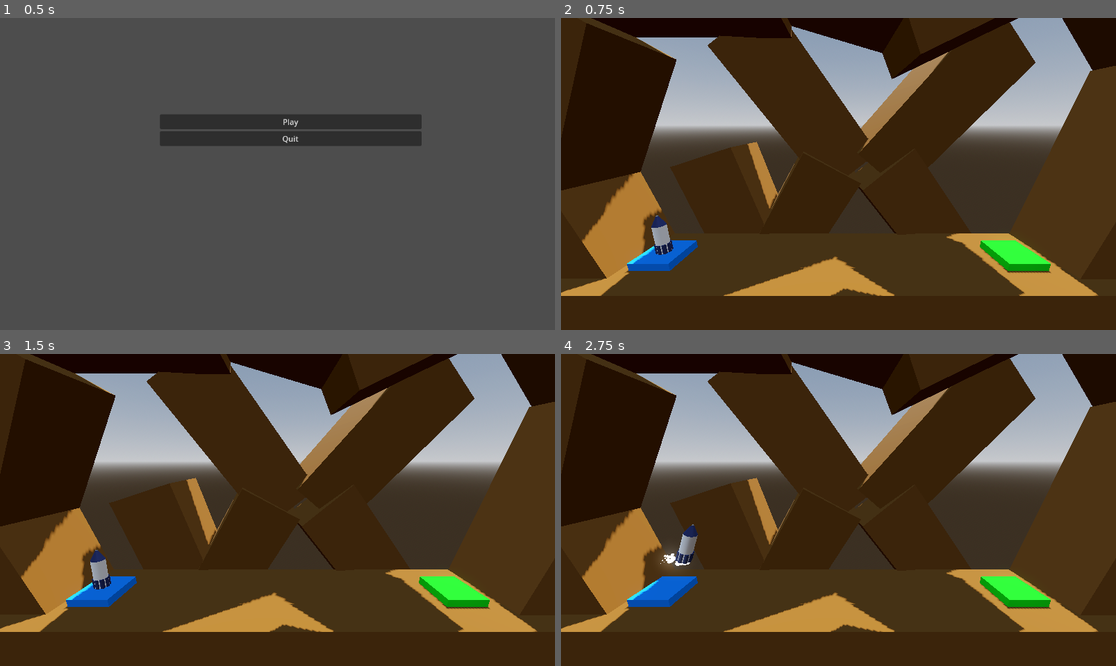
Above: before the commit, frames 1-4 (two rows, left to right).
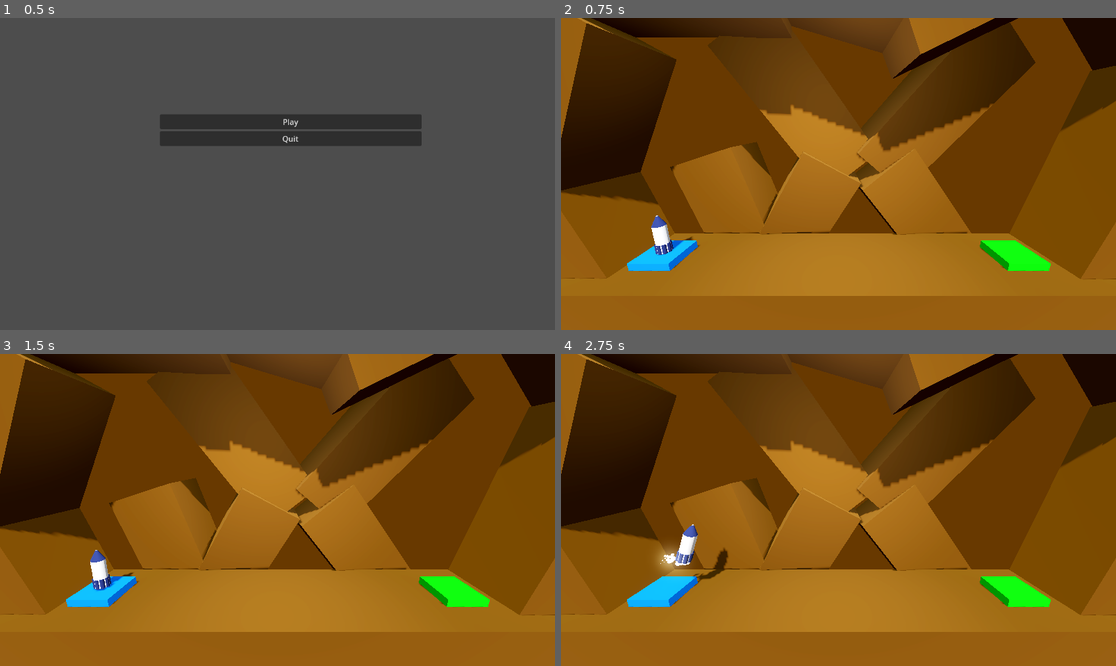
Above: after the commit, the same moments.

Repository: 253asap/projectBoost
Game: Godot game, scene res://menu.tscn
Same seed, same stepped clock (60 frames per second), same inputs: the game is played once before the commit and once after it.
Inputs:
- Up to frame 1 (0.5 s): no input
- Up to frame 2 (0.75 s): click "Play" at 0.5 s
- Up to frame 3 (1.5 s): tap Enter at 1.25 s; hold D (rotateRight) from 1.28 s (still down); hold Space (boost) from 1.28 s (still down)
- Up to frame 4 (2.75 s): release D (rotateRight) at 2.03 s; release Space (boost) at 2.03 s; hold A (rotateLeft) from 2.03 s (still down); tap Space (boost) at 2.1 s

Frame 1 is identical in both runs. In frame 2, 86% of the frame differs, in the area x 0-100%, y 0-100%; in frame 3, 86%; in frame 4, 86%.

Commit message:
finished project boost tutorial

Diff:
--- a/Level/level.tscn
+++ b/Level/level.tscn
@@ -1,23 +1,8 @@
-[gd_scene load_steps=9 format=3 uid="uid://dppfvvjsiw0x6"]
+[gd_scene load_steps=6 format=3 uid="uid://dppfvvjsiw0x6"]
 
+[ext_resource type="PackedScene" uid="uid://davuyew07fxd2" path="res://floor.tscn" id="1_4ick4"]
 [ext_resource type="Script" path="res://Level/LandingPad.gd" id="1_ce7e4"]
 [ext_resource type="PackedScene" uid="uid://ck4pj3q50i6xk" path="res://player.tscn" id="1_kieym"]
-
-[sub_resource type="ProceduralSkyMaterial" id="ProceduralSkyMaterial_arydb"]
-sky_horizon_color = Color(0.64625, 0.65575, 0.67075, 1)
-ground_horizon_color = Color(0.64625, 0.65575, 0.67075, 1)
-
-[sub_resource type="Sky" id="Sky_05xci"]
-sky_material = SubResource("ProceduralSkyMaterial_arydb")
-
-[sub_resource type="Environment" id="Environment_l2rtw"]
-background_mode = 2
-sky = SubResource("Sky_05xci")
-tonemap_mode = 2
-glow_enabled = true
-
-[sub_resource type="StandardMaterial3D" id="StandardMaterial3D_63lmp"]
-albedo_color = Color(0.435294, 0.27451, 0.0509804, 1)
 
 [sub_resource type="StandardMaterial3D" id="StandardMaterial3D_j4khx"]
 albedo_color = Color(0, 0.501961, 1, 1)
@@ -27,78 +12,7 @@
 
 [node name="Level" type="Node3D"]
 
-[node name="WorldEnvironment" type="WorldEnvironment" parent="."]
-environment = SubResource("Environment_l2rtw")
-
-[node name="DirectionalLight3D" type="DirectionalLight3D" parent="."]
-transform = Transform3D(-0.866023, -0.433016, 0.250001, 0, 0.499998, 0.866027, -0.500003, 0.749999, -0.43301, 0, 0, 0)
-shadow_enabled = true
-
-[node name="Floor" type="CSGBox3D" parent="." groups=["Hazard"]]
-transform = Transform3D(1, 0, 0, 0, 1, 0, 0, 0, 1, -0.274, -4, 0)
-use_collision = true
-size = Vector3(30, 8, 5)
-material = SubResource("StandardMaterial3D_63lmp")
-
-[node name="Wall" type="CSGBox3D" parent="Floor"]
-transform = Transform3D(0.95388, -0.30019, 0, 0.30019, 0.95388, 0, 0, 0, 1, -12.7151, 4.03939, -0.501464)
-size = Vector3(4, 10, 4)
-material = SubResource("StandardMaterial3D_63lmp")
-
-[node name="Wall2" type="CSGBox3D" parent="Floor"]
-transform = Transform3D(0.879358, 0.476162, 0, -0.476162, 0.879358, 0, 0, 0, 1, -12.7151, 10.8247, -0.501464)
-size = Vector3(4, 10, 4)
-material = SubResource("StandardMaterial3D_63lmp")
-
-[node name="Wall3" type="CSGBox3D" parent="Floor"]
-transform = Transform3D(0.96933, 0.245764, 0, -0.245764, 0.96933, 0, 0, 0, 1, 14.3364, 8.35892, -0.455903)
-size = Vector3(4, 10, 4)
-material = SubResource("StandardMaterial3D_63lmp")
-
-[node name="Wall4" type="CSGBox3D" parent="Floor"]
-transform = Transform3D(0.733599, -0.679582, 0, 0.679582, 0.733599, 0, 0, 0, 1, 14.1693, 16.1967, -0.443488)
-size = Vector3(4, 10, 4)
-material = SubResource("StandardMaterial3D_63lmp")
-
-[node name="Ceiling" type="CSGBox3D" parent="Floor"]
-transform = Transform3D(-0.00404912, 0.999992, 0, -0.999992, -0.00404912, 0, 0, 0, 1, -7.35605, 17.3089, -0.501464)
-size = Vector3(4, 10, 4)
-material = SubResource("StandardMaterial3D_63lmp")
-
-[node name="Ceiling2" type="CSGBox3D" parent="Floor"]
-transform = Transform3D(-0.255952, 0.96669, 0, -0.96669, -0.255952, 0, 0, 0, 1, 0.173723, 17.2385, -0.501464)
-size = Vector3(4, 10, 4)
-material = SubResource("StandardMaterial3D_63lmp")
-
-[node name="Ceiling3" type="CSGBox3D" parent="Floor"]
-transform = Transform3D(0.415932, 0.909396, 0, -0.909396, 0.415932, 0, 0, 0, 1, 6.69431, 17.202, -0.501464)
-size = Vector3(4, 10, 4)
-material = SubResource("StandardMaterial3D_63lmp")
-
-[node name="Background" type="CSGBox3D" parent="Floor"]
-transform = Transform3D(0.95388, -0.30019, 0, 0.30019, 0.95388, 0, 0, 0, 1, -6.74166, 4.22157, -4.5992)
-size = Vector3(4, 10, 4)
-material = SubResource("StandardMaterial3D_63lmp")
-
-[node name="Background2" type="CSGBox3D" parent="Floor"]
-transform = Transform3D(0.858154, 0.504564, 0.0948013, -0.495542, 0.86234, -0.103959, -0.134205, 0.0422349, 0.990053, -2.95781, 4.22157, -4.5992)
-size = Vector3(4, 10, 4)
-material = SubResource("StandardMaterial3D_63lmp")
-
-[node name="Background3" type="CSGBox3D" parent="Floor"]
-transform = Transform3D(0.781045, -0.610383, 0.131912, 0.609883, 0.790979, 0.0489291, -0.134205, 0.0422349, 0.990053, 5.87151, 4.22157, -4.5992)
-size = Vector3(4, 10, 4)
-material = SubResource("StandardMaterial3D_63lmp")
-
-[node name="Background4" type="CSGBox3D" parent="Floor"]
-transform = Transform3D(0.752489, 0.654425, 0.0740851, -0.644786, 0.754947, -0.119608, -0.134205, 0.0422349, 0.990053, 5.87151, 11.9199, -4.5992)
-size = Vector3(4, 10, 4)
-material = SubResource("StandardMaterial3D_63lmp")
-
-[node name="Background5" type="CSGBox3D" parent="Floor"]
-transform = Transform3D(0.791539, -0.596528, 0.132743, 0.596201, 0.801481, 0.0466264, -0.134205, 0.0422349, 0.990053, -2.32804, 11.9199, -4.5992)
-size = Vector3(4, 10, 4)
-material = SubResource("StandardMaterial3D_63lmp")
+[node name="Floor" parent="." instance=ExtResource("1_4ick4")]
 
 [node name="LaunchPad" type="CSGBox3D" parent="."]
 transform = Transform3D(1, 0, 0, 0, 1, 0, 0, 0, 1, -9.375, 0.2, 0)
--- a/Level/level2.tscn
+++ b/Level/level2.tscn
@@ -1,23 +1,8 @@
-[gd_scene load_steps=10 format=3 uid="uid://xu1g66tjagt5"]
+[gd_scene load_steps=7 format=3 uid="uid://xu1g66tjagt5"]
 
 [ext_resource type="Script" path="res://Level/LandingPad.gd" id="1_my28t"]
 [ext_resource type="PackedScene" uid="uid://ck4pj3q50i6xk" path="res://player.tscn" id="2_n3d60"]
-
-[sub_resource type="ProceduralSkyMaterial" id="ProceduralSkyMaterial_arydb"]
-sky_horizon_color = Color(0.64625, 0.65575, 0.67075, 1)
-ground_horizon_color = Color(0.64625, 0.65575, 0.67075, 1)
-
-[sub_resource type="Sky" id="Sky_05xci"]
-sky_material = SubResource("ProceduralSkyMaterial_arydb")
-
-[sub_resource type="Environment" id="Environment_l2rtw"]
-background_mode = 2
-sky = SubResource("Sky_05xci")
-tonemap_mode = 2
-glow_enabled = true
-
-[sub_resource type="StandardMaterial3D" id="StandardMaterial3D_63lmp"]
-albedo_color = Color(0.435294, 0.27451, 0.0509804, 1)
+[ext_resource type="PackedScene" uid="uid://davuyew07fxd2" path="res://floor.tscn" id="3_1pfcg"]
 
 [sub_resource type="StandardMaterial3D" id="StandardMaterial3D_7k2yt"]
 albedo_color = Color(0.780392, 0, 0.0117647, 1)
@@ -29,19 +14,6 @@
 albedo_color = Color(0, 0.878431, 0, 1)
 
 [node name="Level" type="Node3D"]
-
-[node name="WorldEnvironment" type="WorldEnvironment" parent="."]
-environment = SubResource("Environment_l2rtw")
-
-[node name="DirectionalLight3D" type="DirectionalLight3D" parent="."]
-transform = Transform3D(-0.866023, -0.433016, 0.250001, 0, 0.499998, 0.866027, -0.500003, 0.749999, -0.43301, 0, 0, 0)
-shadow_enabled = true
-
-[node name="Floor" type="CSGBox3D" parent="." groups=["Hazard"]]
-transform = Transform3D(1, 0, 0, 0, 1, 0, 0, 0, 1, -0.274, -4, 0)
-use_collision = true
-size = Vector3(30, 8, 5)
-material = SubResource("StandardMaterial3D_63lmp")
 
 [node name="Obstacle" type="CSGBox3D" parent="." groups=["Hazard"]]
 transform = Transform3D(1, 0, 0, 0, 1, 0, 0, 0, 1, -0.274, 1.11171, 0)
@@ -68,3 +40,5 @@
 
 [node name="Player" parent="." instance=ExtResource("2_n3d60")]
 transform = Transform3D(1, 0, 0, 0, 1, 0, 0, 0, 1, -9.375, 1.4, 0)
+
+[node name="Floor" parent="." instance=ExtResource("3_1pfcg")]
--- a/Level/level3.tscn
+++ b/Level/level3.tscn
@@ -1,23 +1,8 @@
-[gd_scene load_steps=10 format=3 uid="uid://bhfyd0j3bh3t1"]
+[gd_scene load_steps=7 format=3 uid="uid://bhfyd0j3bh3t1"]
 
 [ext_resource type="Script" path="res://Level/LandingPad.gd" id="1_kppg5"]
 [ext_resource type="PackedScene" uid="uid://ck4pj3q50i6xk" path="res://player.tscn" id="2_mo2gn"]
-
-[sub_resource type="ProceduralSkyMaterial" id="ProceduralSkyMaterial_arydb"]
-sky_horizon_color = Color(0.64625, 0.65575, 0.67075, 1)
-ground_horizon_color = Color(0.64625, 0.65575, 0.67075, 1)
-
-[sub_resource type="Sky" id="Sky_05xci"]
-sky_material = SubResource("ProceduralSkyMaterial_arydb")
-
-[sub_resource type="Environment" id="Environment_l2rtw"]
-background_mode = 2
-sky = SubResource("Sky_05xci")
-tonemap_mode = 2
-glow_enabled = true
-
-[sub_resource type="StandardMaterial3D" id="StandardMaterial3D_63lmp"]
-albedo_color = Color(0.435294, 0.27451, 0.0509804, 1)
+[ext_resource type="PackedScene" uid="uid://davuyew07fxd2" path="res://floor.tscn" id="3_vxese"]
 
 [sub_resource type="StandardMaterial3D" id="StandardMaterial3D_7k2yt"]
 albedo_color = Color(0.780392, 0, 0.0117647, 1)
@@ -29,19 +14,6 @@
 albedo_color = Color(0, 0.878431, 0, 1)
 
 [node name="Level" type="Node3D"]
-
-[node name="WorldEnvironment" type="WorldEnvironment" parent="."]
-environment = SubResource("Environment_l2rtw")
-
-[node name="DirectionalLight3D" type="DirectionalLight3D" parent="."]
-transform = Transform3D(-0.866023, -0.433016, 0.250001, 0, 0.499998, 0.866027, -0.500003, 0.749999, -0.43301, 0, 0, 0)
-shadow_enabled = true
-
-[node name="Floor" type="CSGBox3D" parent="." groups=["Hazard"]]
-transform = Transform3D(1, 0, 0, 0, 1, 0, 0, 0, 1, -0.274, -4, 0)
-use_collision = true
-size = Vector3(30, 8, 5)
-material = SubResource("StandardMaterial3D_63lmp")
 
 [node name="Obstacle" type="CSGBox3D" parent="." groups=["Hazard"]]
 transform = Transform3D(1, 0, 0, 0, 1, 0, 0, 0, 1, -0.274, 1.11171, 0)
@@ -74,3 +46,5 @@
 
 [node name="Player" parent="." instance=ExtResource("2_mo2gn")]
 transform = Transform3D(1, 0, 0, 0, 1, 0, 0, 0, 1, -9.375, 1.4, 0)
+
+[node name="Floor" parent="." instance=ExtResource("3_vxese")]
--- a/Level/level4.tscn
+++ b/Level/level4.tscn
@@ -1,24 +1,9 @@
-[gd_scene load_steps=10 format=3 uid="uid://cjx566wmlh1a0"]
+[gd_scene load_steps=7 format=3 uid="uid://cjx566wmlh1a0"]
 
 [ext_resource type="Script" path="res://Level/LandingPad.gd" id="1_gihfh"]
 [ext_resource type="PackedScene" uid="uid://ck4pj3q50i6xk" path="res://player.tscn" id="2_l8m6a"]
 [ext_resource type="PackedScene" uid="uid://brkqiricfhuw4" path="res://moving_obstacle.tscn" id="3_4nbqp"]
-
-[sub_resource type="ProceduralSkyMaterial" id="ProceduralSkyMaterial_arydb"]
-sky_horizon_color = Color(0.64625, 0.65575, 0.67075, 1)
-ground_horizon_color = Color(0.64625, 0.65575, 0.67075, 1)
-
-[sub_resource type="Sky" id="Sky_05xci"]
-sky_material = SubResource("ProceduralSkyMaterial_arydb")
-
-[sub_resource type="Environment" id="Environment_l2rtw"]
-background_mode = 2
-sky = SubResource("Sky_05xci")
-tonemap_mode = 2
-glow_enabled = true
-
-[sub_resource type="StandardMaterial3D" id="StandardMaterial3D_63lmp"]
-albedo_color = Color(0.435294, 0.27451, 0.0509804, 1)
+[ext_resource type="PackedScene" uid="uid://davuyew07fxd2" path="res://floor.tscn" id="4_agqpd"]
 
 [sub_resource type="StandardMaterial3D" id="StandardMaterial3D_j4khx"]
 albedo_color = Color(0, 0.501961, 1, 1)
@@ -27,19 +12,6 @@
 albedo_color = Color(0, 0.878431, 0, 1)
 
 [node name="Level" type="Node3D"]
-
-[node name="WorldEnvironment" type="WorldEnvironment" parent="."]
-environment = SubResource("Environment_l2rtw")
-
-[node name="DirectionalLight3D" type="DirectionalLight3D" parent="."]
-transform = Transform3D(-0.866023, -0.433016, 0.250001, 0, 0.499998, 0.866027, -0.500003, 0.749999, -0.43301, 0, 0, 0)
-shadow_enabled = true
-
-[node name="Floor" type="CSGBox3D" parent="." groups=["Hazard"]]
-transform = Transform3D(1, 0, 0, 0, 1, 0, 0, 0, 1, -0.274, -4, 0)
-use_collision = true
-size = Vector3(30, 8, 5)
-material = SubResource("StandardMaterial3D_63lmp")
 
 [node name="LaunchPad" type="CSGBox3D" parent="."]
 transform = Transform3D(1, 0, 0, 0, 1, 0, 0, 0, 1, -9.375, 0.2, 0)
@@ -62,3 +34,6 @@
 transform = Transform3D(1, 0, 0, 0, 1, 0, 0, 0, 1, -9.375, 1.4, 0)
 
 [node name="movingObstacle" parent="." instance=ExtResource("3_4nbqp")]
+destination = Vector3(0, 6, 0)
+
+[node name="Floor" parent="." instance=ExtResource("4_agqpd")]
--- /dev/null
+++ b/floor.tscn
@@ -0,0 +1,98 @@
+[gd_scene load_steps=5 format=3 uid="uid://davuyew07fxd2"]
+
+[sub_resource type="StandardMaterial3D" id="StandardMaterial3D_63lmp"]
+albedo_color = Color(0.435294, 0.27451, 0.0509804, 1)
+
+[sub_resource type="ProceduralSkyMaterial" id="ProceduralSkyMaterial_8kq20"]
+sky_horizon_color = Color(0.64625, 0.65575, 0.67075, 1)
+ground_horizon_color = Color(0.64625, 0.65575, 0.67075, 1)
+
+[sub_resource type="Sky" id="Sky_05xci"]
+sky_material = SubResource("ProceduralSkyMaterial_8kq20")
+
+[sub_resource type="Environment" id="Environment_kqyk8"]
+background_mode = 1
+background_color = Color(0.08, 0.0470667, 0.004, 1)
+sky = SubResource("Sky_05xci")
+ambient_light_source = 3
+tonemap_mode = 2
+glow_enabled = true
+
+[node name="Floor" type="CSGBox3D" groups=["Hazard"]]
+transform = Transform3D(1, 0, 0, 0, 1, 0, 0, 0, 1, -0.274, -4, 0)
+use_collision = true
+size = Vector3(30, 8, 5)
+material = SubResource("StandardMaterial3D_63lmp")
+
+[node name="Wall" type="CSGBox3D" parent="."]
+transform = Transform3D(0.95388, -0.30019, 0, 0.30019, 0.95388, 0, 0, 0, 1, -12.7151, 4.03939, -0.501464)
+size = Vector3(4, 10, 4)
+material = SubResource("StandardMaterial3D_63lmp")
+
+[node name="Wall2" type="CSGBox3D" parent="."]
+transform = Transform3D(0.879358, 0.476162, 0, -0.476162, 0.879358, 0, 0, 0, 1, -12.7151, 10.8247, -0.501464)
+size = Vector3(4, 10, 4)
+material = SubResource("StandardMaterial3D_63lmp")
+
+[node name="Wall3" type="CSGBox3D" parent="."]
+transform = Transform3D(0.96933, 0.245764, 0, -0.245764, 0.96933, 0, 0, 0, 1, 14.3364, 8.35892, -0.455903)
+size = Vector3(4, 10, 4)
+material = SubResource("StandardMaterial3D_63lmp")
+
+[node name="Wall4" type="CSGBox3D" parent="."]
+transform = Transform3D(0.733599, -0.679582, 0, 0.679582, 0.733599, 0, 0, 0, 1, 14.1693, 16.1967, -0.443488)
+size = Vector3(4, 10, 4)
+material = SubResource("StandardMaterial3D_63lmp")
+
+[node name="Ceiling" type="CSGBox3D" parent="."]
+transform = Transform3D(-0.00404912, 0.999992, 0, -0.999992, -0.00404912, 0, 0, 0, 1, -7.35605, 17.3089, -0.501464)
+size = Vector3(4, 10, 4)
+material = SubResource("StandardMaterial3D_63lmp")
+
+[node name="Ceiling2" type="CSGBox3D" parent="."]
+transform = Transform3D(-0.255952, 0.96669, 0, -0.96669, -0.255952, 0, 0, 0, 1, 0.173723, 17.2385, -0.501464)
+size = Vector3(4, 10, 4)
+material = SubResource("StandardMaterial3D_63lmp")
+
+[node name="Ceiling3" type="CSGBox3D" parent="."]
+transform = Transform3D(0.415932, 0.909396, 0, -0.909396, 0.415932, 0, 0, 0, 1, 6.69431, 17.202, -0.501464)
+size = Vector3(4, 10, 4)
+material = SubResource("StandardMaterial3D_63lmp")
+
+[node name="Background" type="CSGBox3D" parent="."]
+transform = Transform3D(0.95388, -0.30019, 0, 0.30019, 0.95388, 0, 0, 0, 1, -6.74166, 4.22157, -4.5992)
+size = Vector3(4, 10, 4)
+material = SubResource("StandardMaterial3D_63lmp")
+
+[node name="Background2" type="CSGBox3D" parent="."]
+transform = Transform3D(0.858154, 0.504564, 0.0948013, -0.495542, 0.86234, -0.103959, -0.134205, 0.0422349, 0.990053, -2.95781, 4.22157, -4.5992)
+size = Vector3(4, 10, 4)
+material = SubResource("StandardMaterial3D_63lmp")
+
+[node name="Background3" type="CSGBox3D" parent="."]
+transform = Transform3D(0.781045, -0.610383, 0.131912, 0.609883, 0.790979, 0.0489291, -0.134205, 0.0422349, 0.990053, 5.87151, 4.22157, -4.5992)
+size = Vector3(4, 10, 4)
+material = SubResource("StandardMaterial3D_63lmp")
+
+[node name="Background4" type="CSGBox3D" parent="."]
+transform = Transform3D(0.752489, 0.654425, 0.0740851, -0.644786, 0.754947, -0.119608, -0.134205, 0.0422349, 0.990053, 5.87151, 11.9199, -4.5992)
+size = Vector3(4, 10, 4)
+material = SubResource("StandardMaterial3D_63lmp")
+
+[node name="Background5" type="CSGBox3D" parent="."]
+transform = Transform3D(0.791539, -0.596528, 0.132743, 0.596201, 0.801481, 0.0466264, -0.134205, 0.0422349, 0.990053, -2.32804, 11.9199, -4.5992)
+size = Vector3(4, 10, 4)
+material = SubResource("StandardMaterial3D_63lmp")
+
+[node name="DirectionalLight3D" type="DirectionalLight3D" parent="."]
+transform = Transform3D(0.996585, -0.071515, 0.041289, 0.019902, 0.693266, 0.720407, -0.0801441, -0.717125, 0.692321, 0, 0, -0.355518)
+light_energy = 0.5
+shadow_enabled = true
+
+[node name="WorldEnvironment" type="WorldEnvironment" parent="."]
+environment = SubResource("Environment_kqyk8")
+
+[node name="OmniLight3D" type="OmniLight3D" parent="."]
+transform = Transform3D(1, 0, 0, 0, 1, 0, 0, 0, 1, 0, 12.1805, 1.96791)
+omni_range = 12.0
+omni_attenuation = 0.5
Not shown, added: export_presets.cfg
